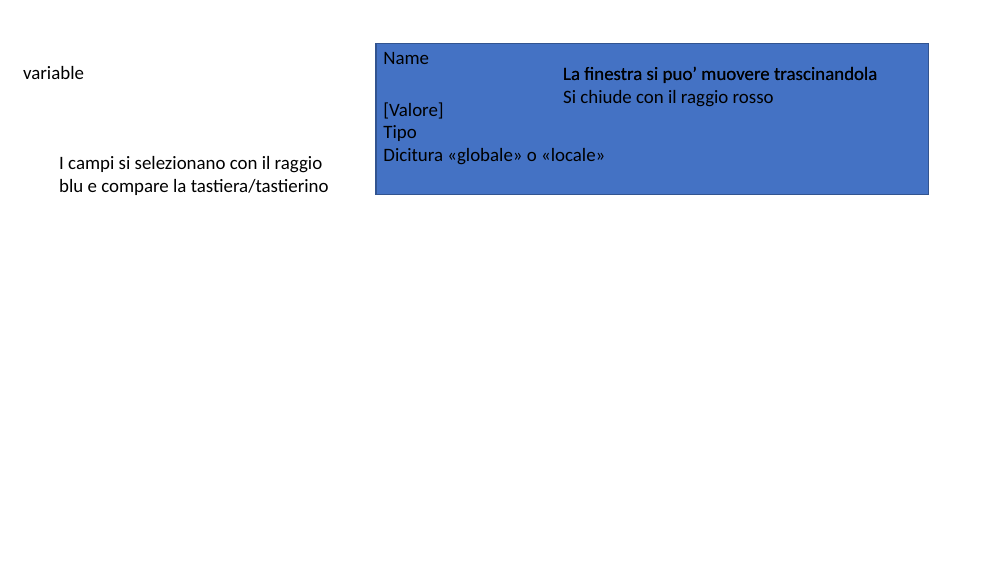
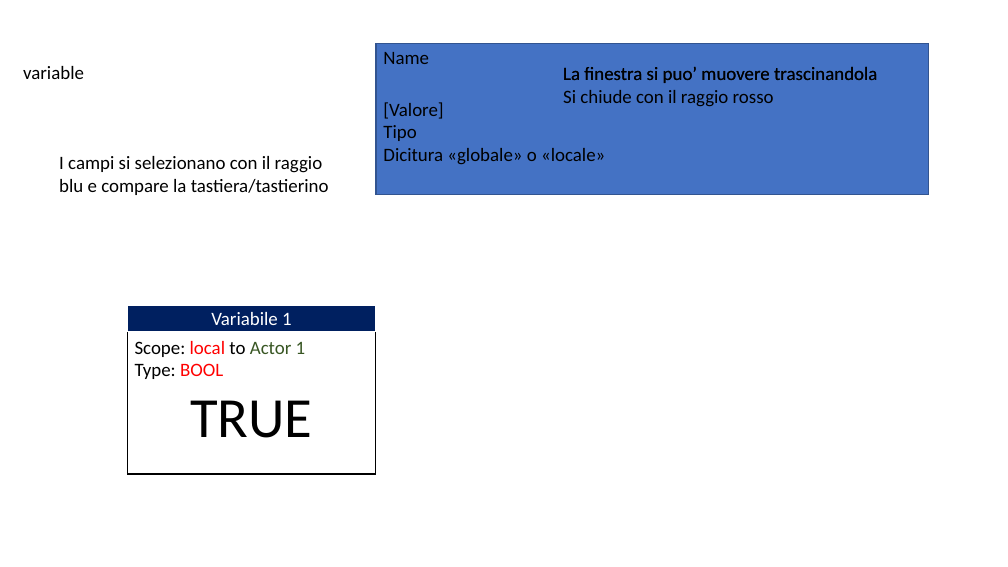
Before and after one commit to mbosc/scartch, a slide deck: slide 7 of interfacce.pptx. Drawn at 1008x567 pixels with LibreOffice and Linux fonts; fonts in the diff are those of the drawing. Boxes give left, top, right and bottom in pixels: in the first picture for what was removed or moved away, otherwise in the second. Text is boxed around its words. In the diff, an @@ line names an element or a change of style, - is before the commit and + after.

```diff
--- a/interfacce.pptx
+++ b/interfacce.pptx
@@ rectangle added at (127, 306, 376, 474), fill #FFFFFF, outline #000000 1 pt @@
@@ rectangle added at (127, 306, 376, 332), fill #002060, outline #FFFFFF 1 pt, 18 pt, text #FFFFFF @@
+Variabile 1
@@ text added at (135, 341, 312, 438), 18 pt, text #000000 @@
+Scope: local to Actor 1
+Type: BOOL
+TRUE
```
Also in this commit, not shown: 1 other slide changed, 28 other files.
